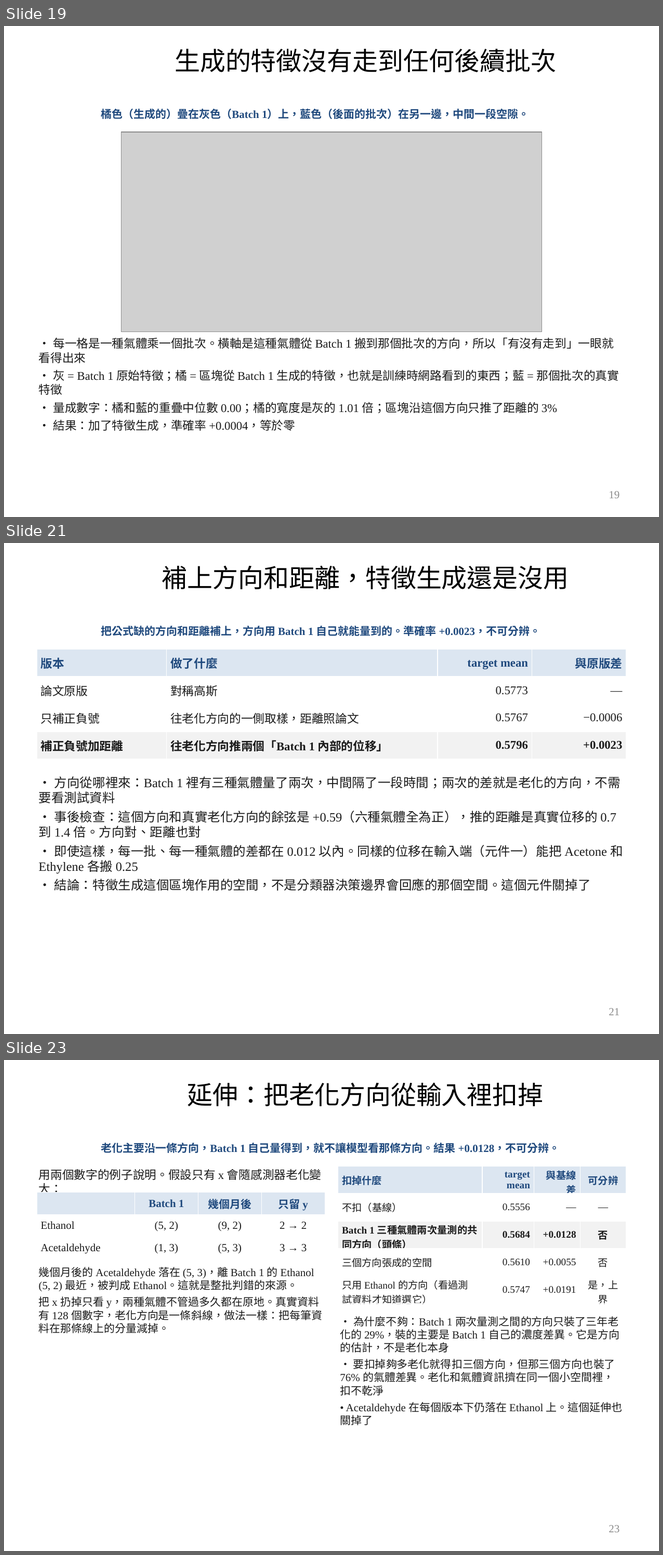
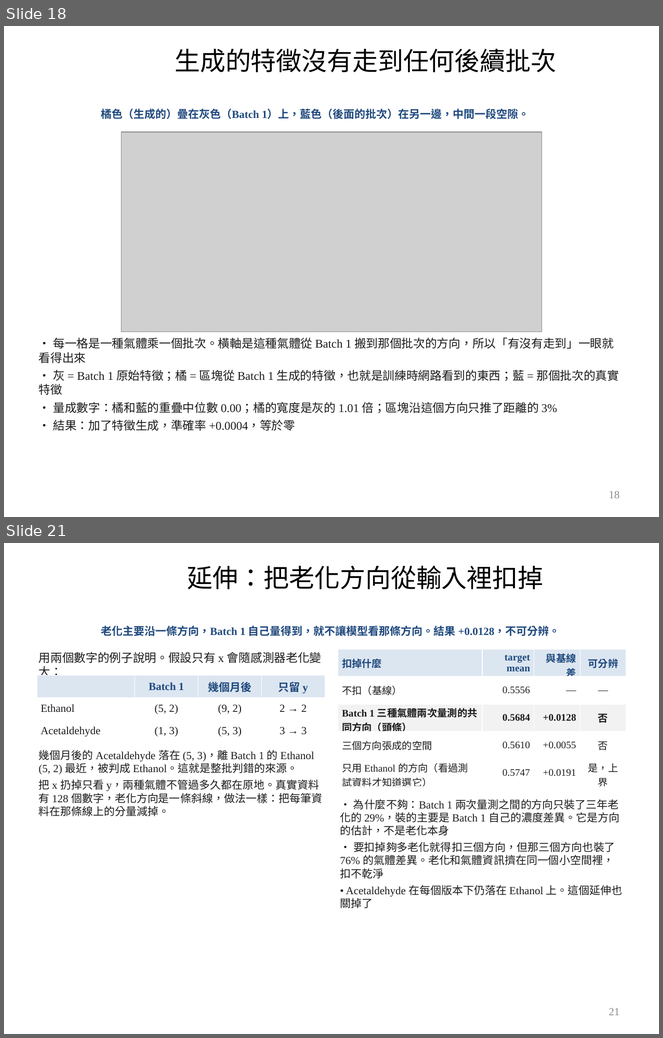
Before and after one commit to wintera1233/cdcnn, a slide deck: reports/09-22-merged.pptx. Shown one above the other, each under a label of ours: slides 19, 21 and 23 before the commit, slides 18 and 21 after it; the slides between them are not shown. The pictures are 663x1555 and 663x1038 pixels, drawn with LibreOffice and Linux fonts; fonts in the diff are those of the drawing; grey boxes stand for pictures; background and template pictures are left out. Boxes give left, top, right and bottom in pixels: in the first picture for what was removed or moved away, otherwise in the second. Text is boxed around its words. In the diff, an @@ line names an element or a change of style, - is before the commit and + after.

```diff
--- a/reports/09-22-merged.pptx
+++ b/reports/09-22-merged.pptx
@@ slide 21 removed at (x1=4, y1=543, x2=659, y2=1034), background picture (left out) @@
@@ title removed at (x1=162, y1=565, x2=569, y2=589) @@
-補上方向和距離，特徵生成還是沒用
@@ text removed at (x1=101, y1=626, x2=541, y2=636) @@
-把公式缺的方向和距離補上，方向用 Batch 1 自己就能量到的。準確率 +0.0023，不可分辨。
@@ table removed at (x1=37, y1=649, x2=626, y2=759), 4 rows, 4 columns @@
-版本 | 做了什麼 | target mean | 與原版差
-論文原版 | 對稱高斯 | 0.5773 | —
-只補正負號 | 往老化方向的一側取樣，距離照論文 | 0.5767 | −0.0006
-補正負號加距離 | 往老化方向推兩個「Batch 1 內部的位移」 | 0.5796 | +0.0023
@@ text removed at (x1=39, y1=776, x2=623, y2=891) @@
-• 方向從哪裡來：Batch 1 裡有三種氣體量了兩次，中間隔了一段時間；兩次的差就是老化的方向，不需要看測試資料
-• 事後檢查：這個方向和真實老化方向的餘弦是 +0.59（六種氣體全為正），推的距離是真實位移的 0.7 到 1.4 倍。方向對、距離也對
-• 即使這樣，每一批、每一種氣體的差都在 0.012 以內。同樣的位移在輸入端（元件一）能把 Acetone 和 Ethylene 各搬 0.25
-• 結論：特徵生成這個區塊作用的空間，不是分類器決策邊界會回應的那個空間。這個元件關掉了
@@ page number removed at (x1=609, y1=1008, x2=620, y2=1016) @@
-21
@@ what was slide 19 is now slide 18 @@
@@ page number at (x1=609, y1=491, x2=620, y2=499): text changed @@
-19
+18
@@ what was slide 23 is now slide 21 @@
@@ page number at (x1=609, y1=1008, x2=620, y2=1016): text changed @@
-23
+21
```
Also in this commit, not shown: 8 slides changed, 1 other slide removed, 1 other file.
